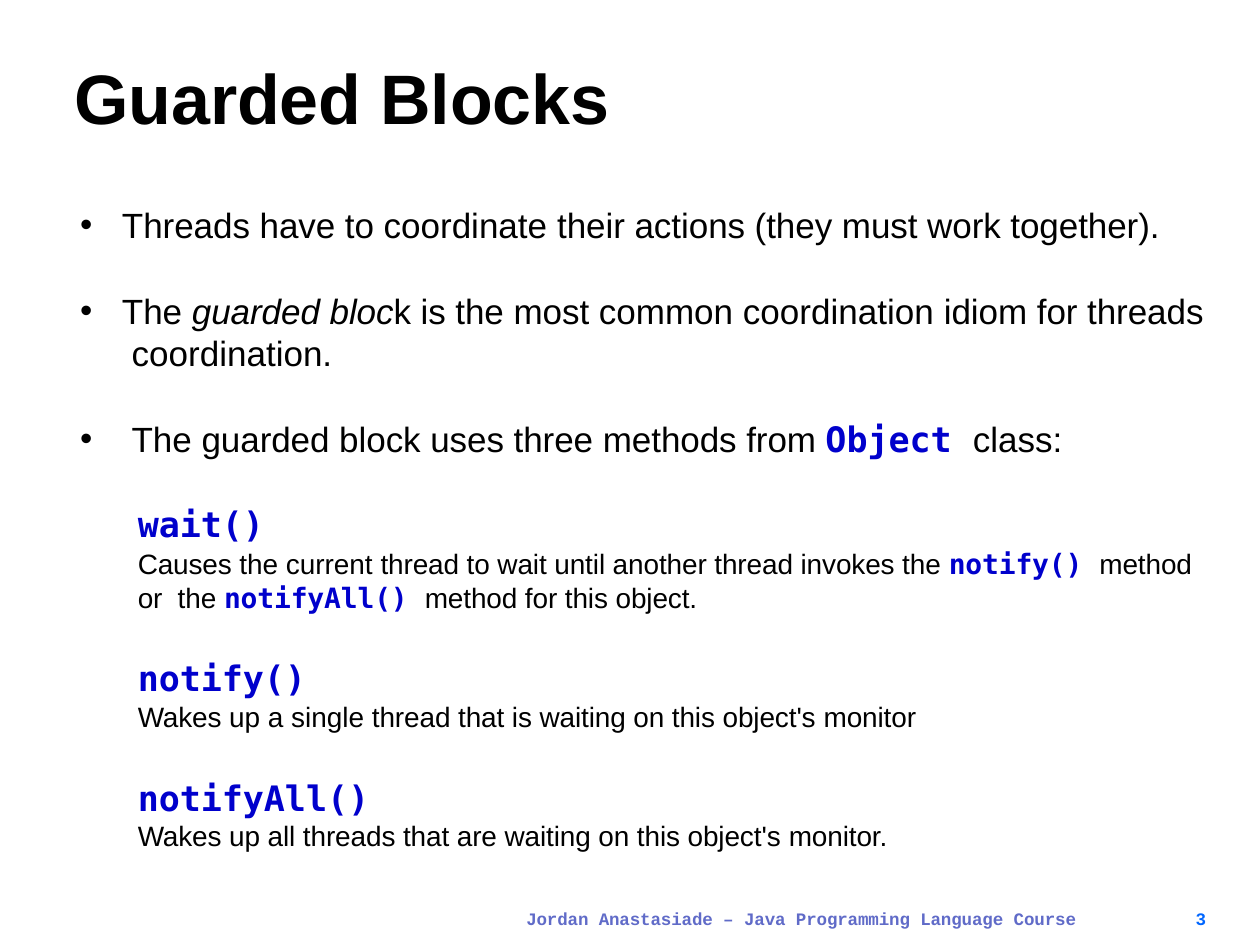
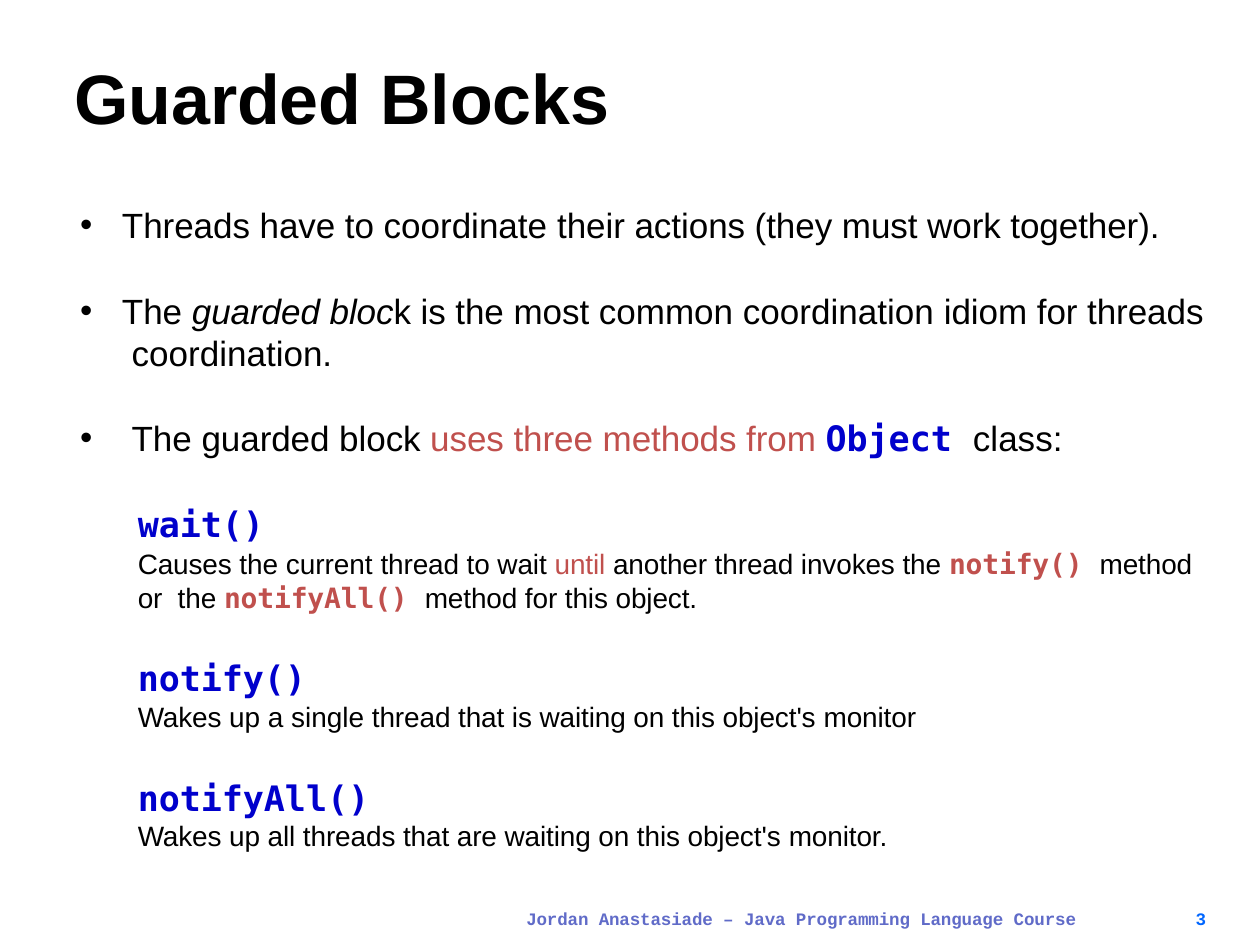
Before and after one commit to JongkukLee/JAC444, a slide deck: slide 3 of lect5-s3-thread-wait.pptx. Drawn at 1260x945 pixels with LibreOffice and Linux fonts; fonts in the diff are those of the drawing. Boxes give left, top, right and bottom in pixels: in the first picture for what was removed or moved away, otherwise in the second. Text is boxed around its words. In the diff, an @@ line names an element or a change of style, - is before the commit and + after.

```diff
--- a/lect5-s3-thread-wait.pptx
+++ b/lect5-s3-thread-wait.pptx
@@ text at [132, 423, 1193, 614]: text colour #000000 to #C0504D in "uses three methods from", "until"; text colour #0000CC to #C0504D in "notify() notifyAll()" @@
```
Also in this commit, not shown: 6 other slides changed, 20 other files.
